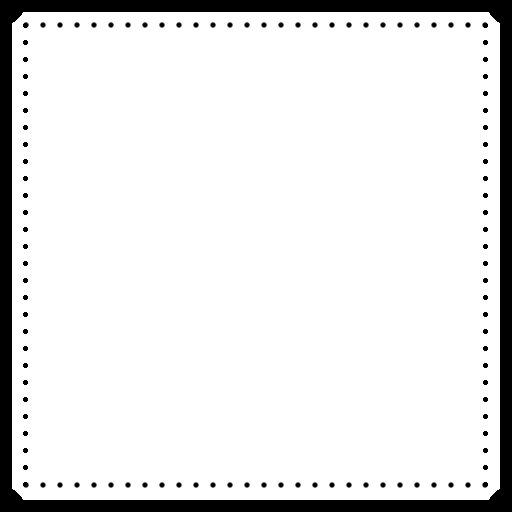
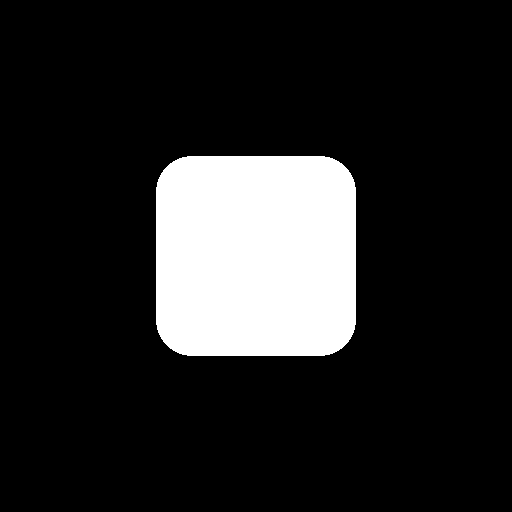
Two versions of the same layered image (512px x 512px). Layer-by-layer changes:
added layer "Layer #2" above "Layer #1" over (x1=12, y1=12, x2=500, y2=500)
hid "Layer" over (x1=22, y1=21, x2=489, y2=489)
hid "Background" over (x1=12, y1=12, x2=500, y2=500)
